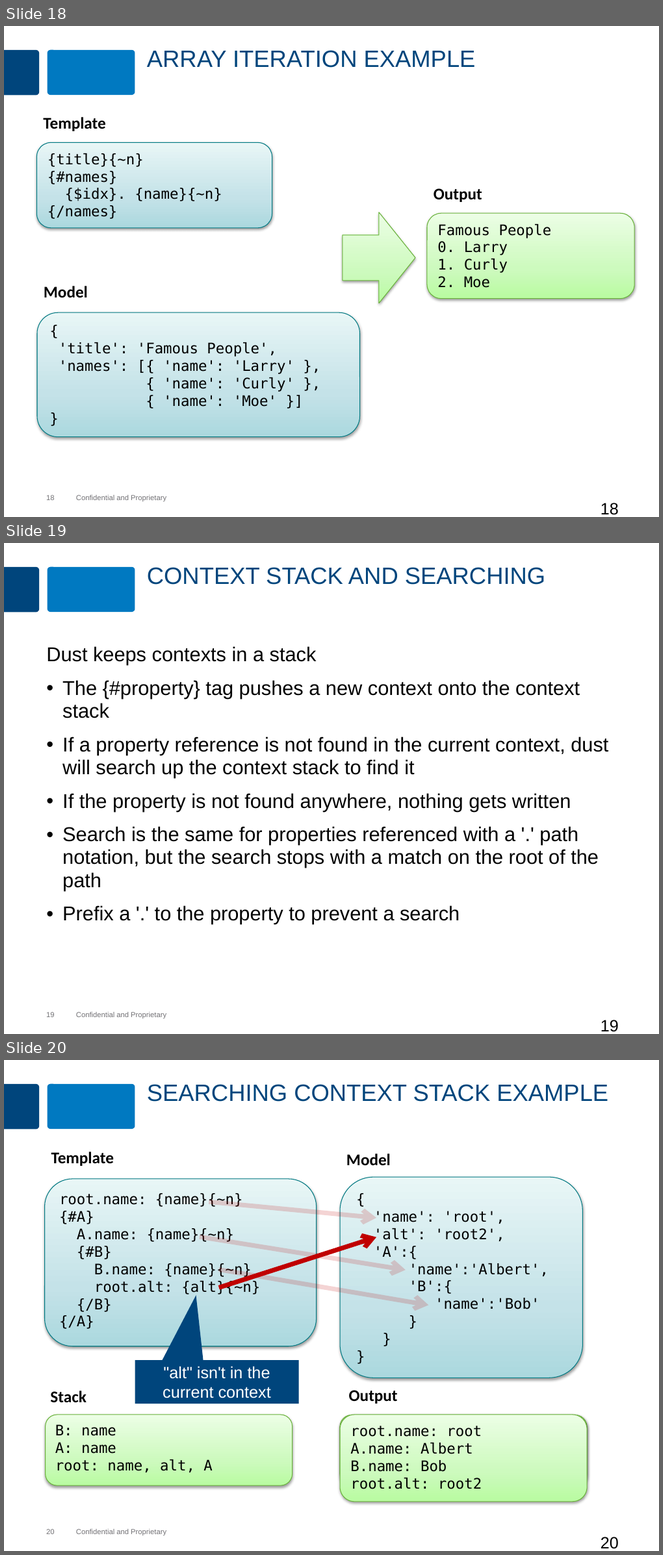
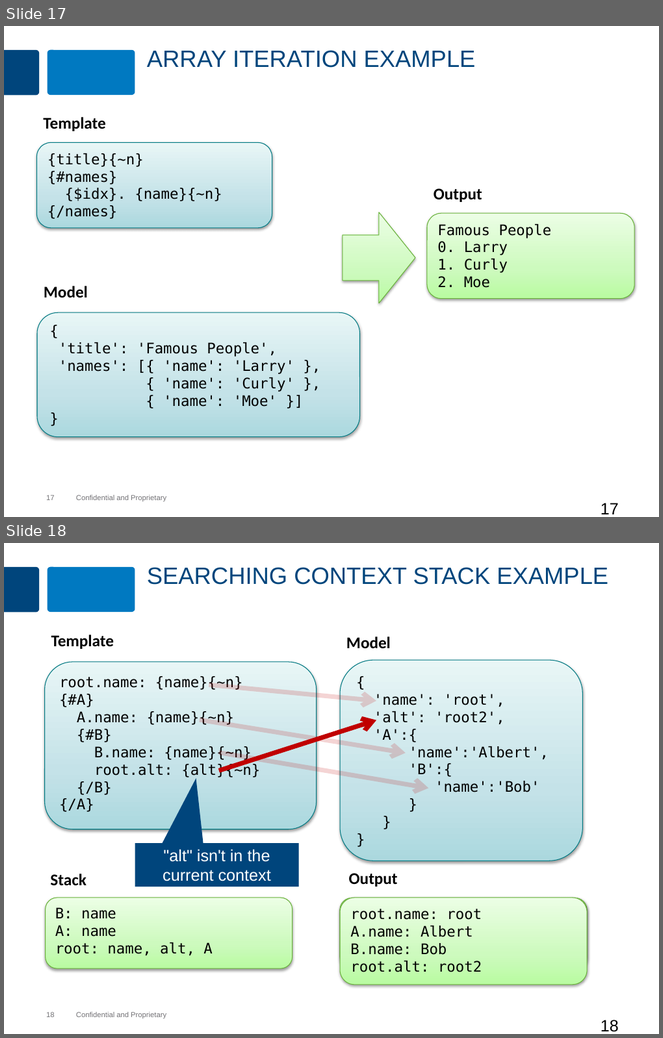
Before and after one commit to MaxMillington/nodePractice, a slide deck: node/lesson-83-dustjs/dustjs.pptx. Shown one above the other, each under a label of ours: slides 18, 19 and 20 before the commit, slides 17 and 18 after it. The pictures are 663x1555 and 663x1038 pixels, drawn with LibreOffice and Linux fonts; fonts in the diff are those of the drawing; background and template pictures are left out. Boxes give left, top, right and bottom in pixels: in the first picture for what was removed or moved away, otherwise in the second. Text is boxed around its words. In the diff, an @@ line names an element or a change of style, - is before the commit and + after.

Commit message:
Modified the ppt and lab instructions for Dust

```diff
--- a/node/lesson-83-dustjs/dustjs.pptx
+++ b/node/lesson-83-dustjs/dustjs.pptx
@@ slide 19 removed at (4, 543, 659, 1034), background #FFFFFF; not listed: 4 template elements that a slide beside it also shows @@
@@ title removed at (147, 567, 545, 585) @@
-CONTEXT STACK AND SEARCHING
@@ text removed at (46, 646, 608, 925) @@
-Dust keeps contexts in a stack
-• The {#property} tag pushes a new context onto the context stack
-• If a property reference is not found in the current context, dust will search up the context stack to find it
-• If the property is not found anywhere, nothing gets written
-• Search is the same for properties referenced with a '.' path notation, but the search stops with a match on the root of the path
-• Prefix a '.' to the property to prevent a search
@@ page number removed at (601, 1020, 619, 1032) @@
-19
@@ what was slide 18 is now slide 17 @@
@@ page number at (46, 495, 54, 500): text changed @@
-18
+17
@@ page number at (601, 503, 619, 515): text changed @@
-18
+17
@@ what was slide 20 is now slide 18 @@
@@ page number at (46, 1012, 54, 1017): text changed @@
-20
+18
@@ page number at (601, 1020, 619, 1032): text changed @@
-20
+18
```
Also in this commit, not shown: 11 slides changed, 2 slides added, 15 other slides removed, 4 other files.
